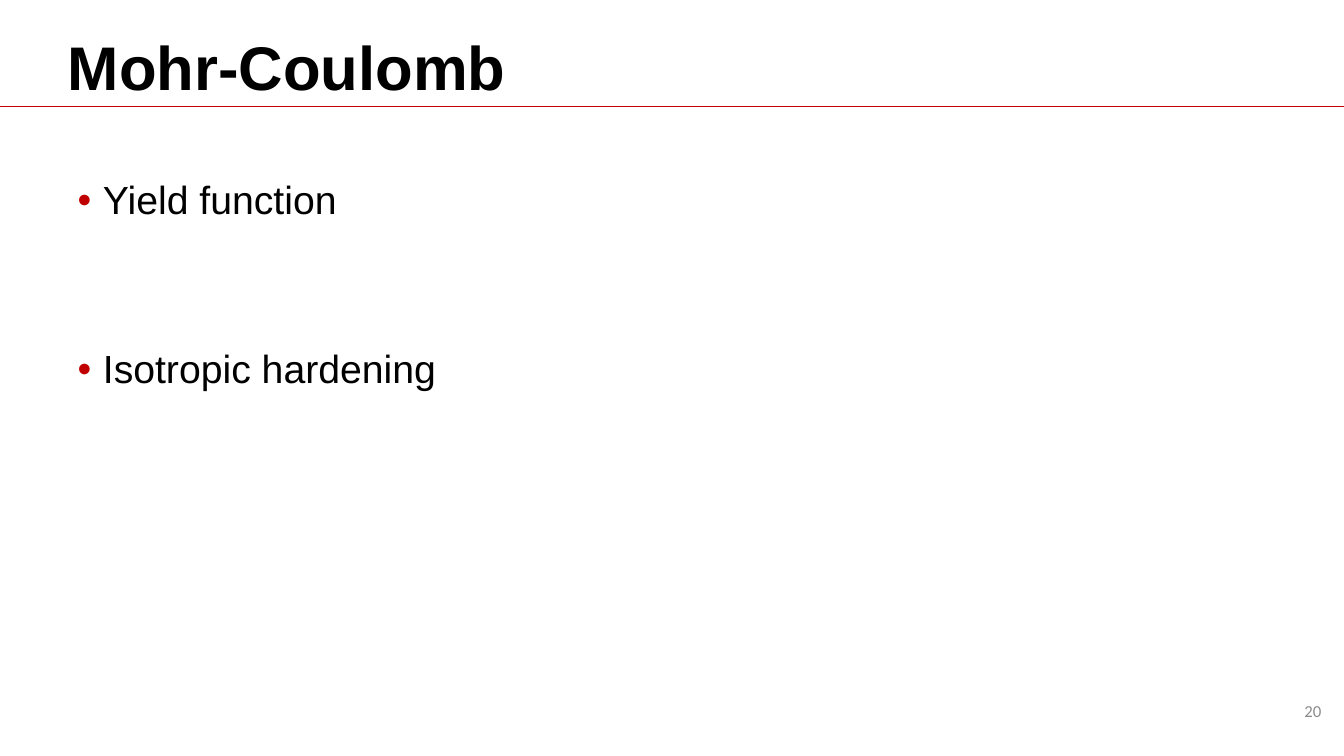
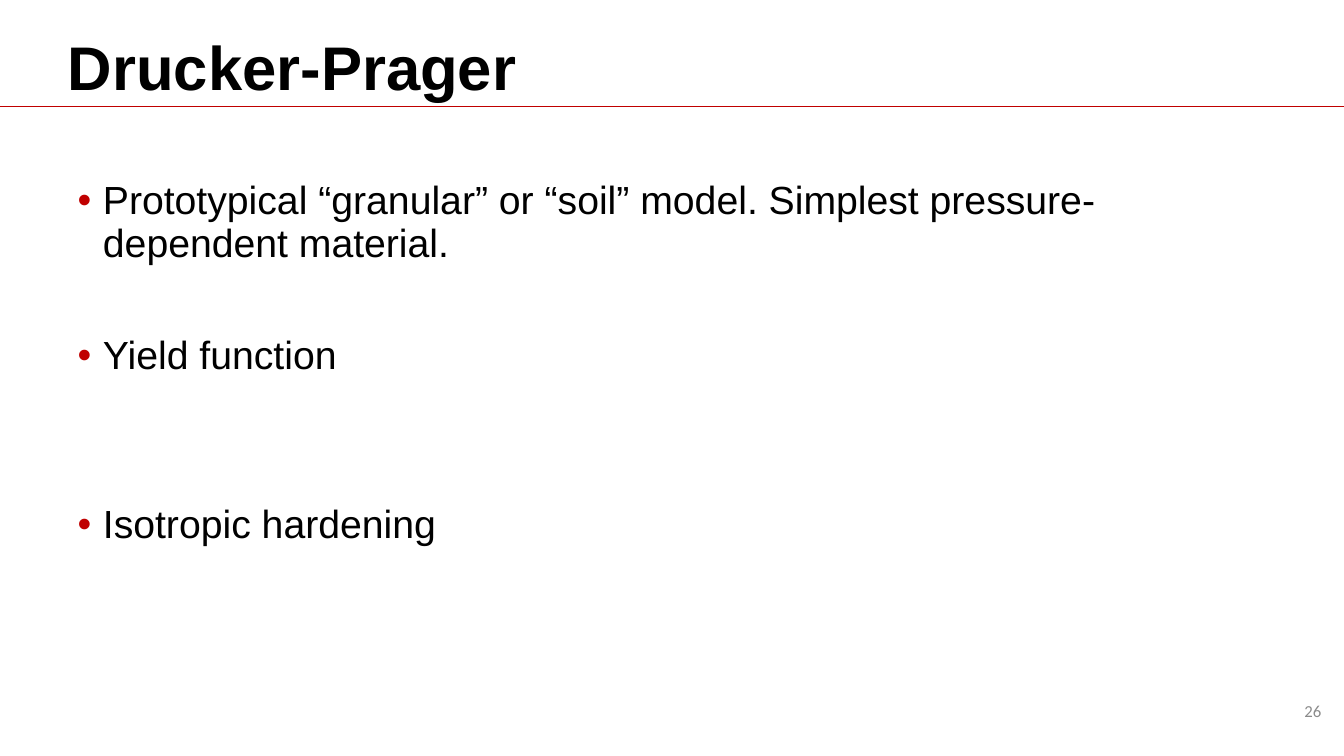
Before and after one commit to Batmanabcdefg/AbaqusTraining, a slide deck: slide 26 of Training.pptx (slide 20 before the commit). Drawn at 1344x756 pixels with LibreOffice and Linux fonts; fonts in the diff are those of the drawing; background and template pictures are left out. Boxes give left, top, right and bottom in pixels: in the first picture for what was removed or moved away, otherwise in the second. Text is boxed around its words. In the diff, an @@ line names an element or a change of style, - is before the commit and + after.

```diff
--- a/Training.pptx
+++ b/Training.pptx
@@ title at [68, 45, 516, 102]: text changed @@
-Mohr-Coulomb
+Drucker-Prager
@@ text at [103, 185, 1095, 265]: paragraph added @@
+• Prototypical “granular” or “soil” model. Simplest pressure-dependent material.
@@ page number at [1304, 706, 1321, 717]: text changed @@
-20
+26
```
Also in this commit, not shown: 12 other slides changed, 6 slides added, 2 slides removed.
